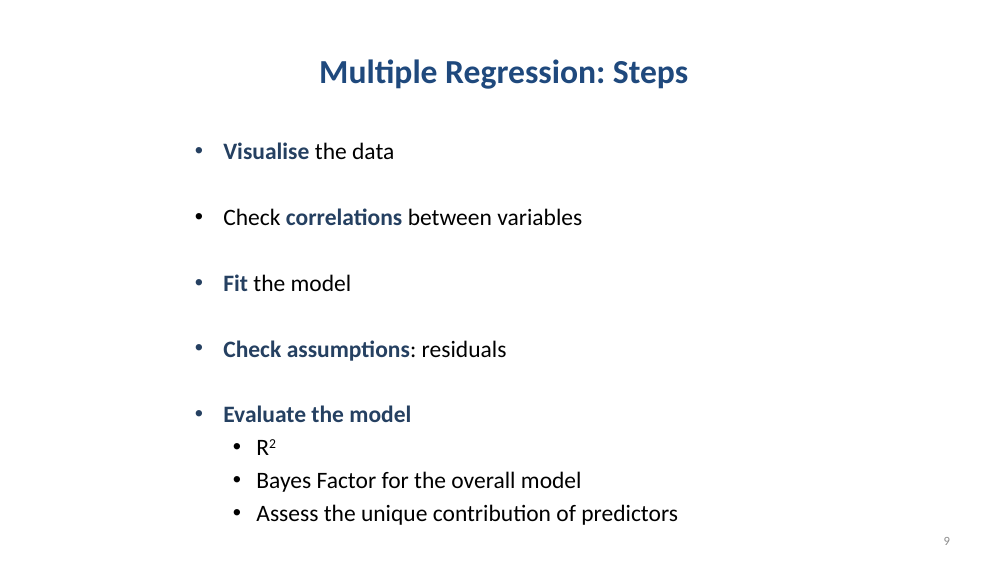
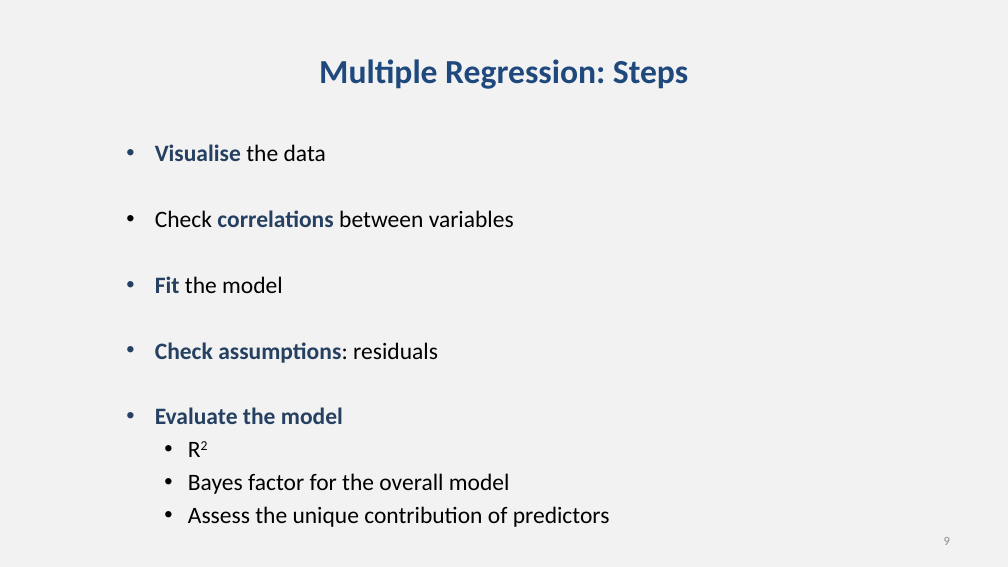
Before and after one commit to chrisjberry/datafluencyCB, a slide deck: slide 9 of docs/slides/PSYC753_L2_MultipleRegression1.pptx. Drawn at 1008x567 pixels with LibreOffice and Linux fonts; fonts in the diff are those of the drawing. Boxes give left, top, right and bottom in pixels: in the first picture for what was removed or moved away, otherwise in the second. Text is boxed around its words. In the diff, an @@ line names an element or a change of style, - is before the commit and + after.

```diff
--- a/docs/slides/PSYC753_L2_MultipleRegression1.pptx
+++ b/docs/slides/PSYC753_L2_MultipleRegression1.pptx
@@ background #FFFFFF to #F2F2F2 @@
@@ text "Visualise the data": place and size @@
-text "Visualise the data" at (223, 142, 678, 525)
+text "Visualise the data" at (155, 144, 610, 527)
@@ text at (188, 473, 510, 494): text changed @@
-  • Bayes Factor for the overall model
+  • Bayes factor for the overall model
```
Also in this commit, not shown: 19 other slides changed, 1 slide added, 1 other file.
